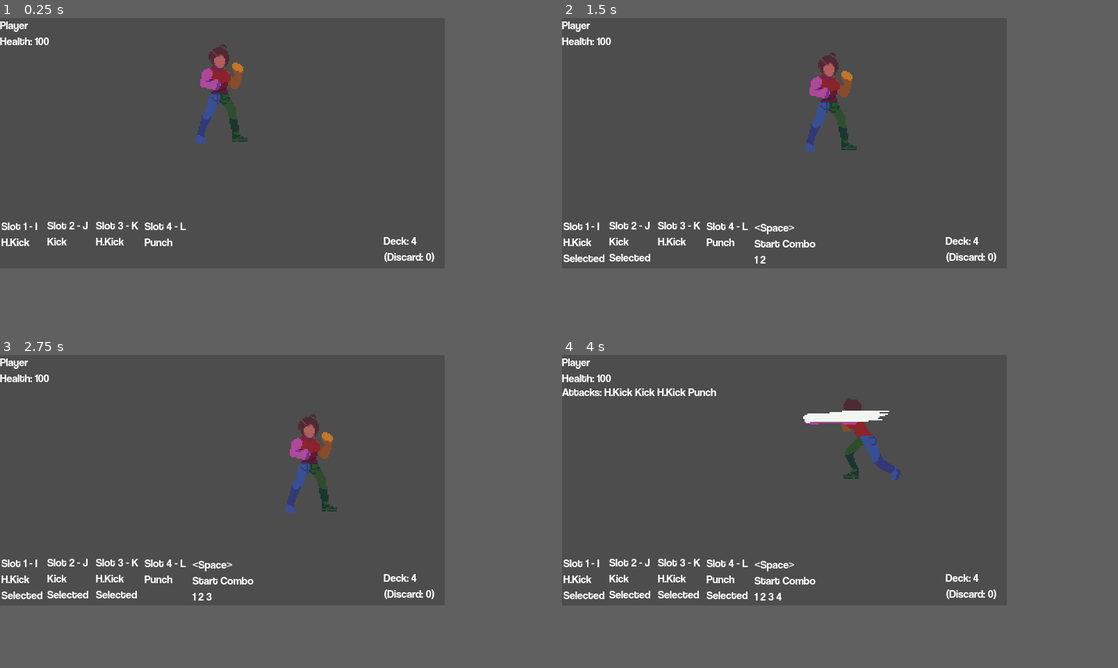
Above: before the commit, frames 1-4 (two rows, left to right).
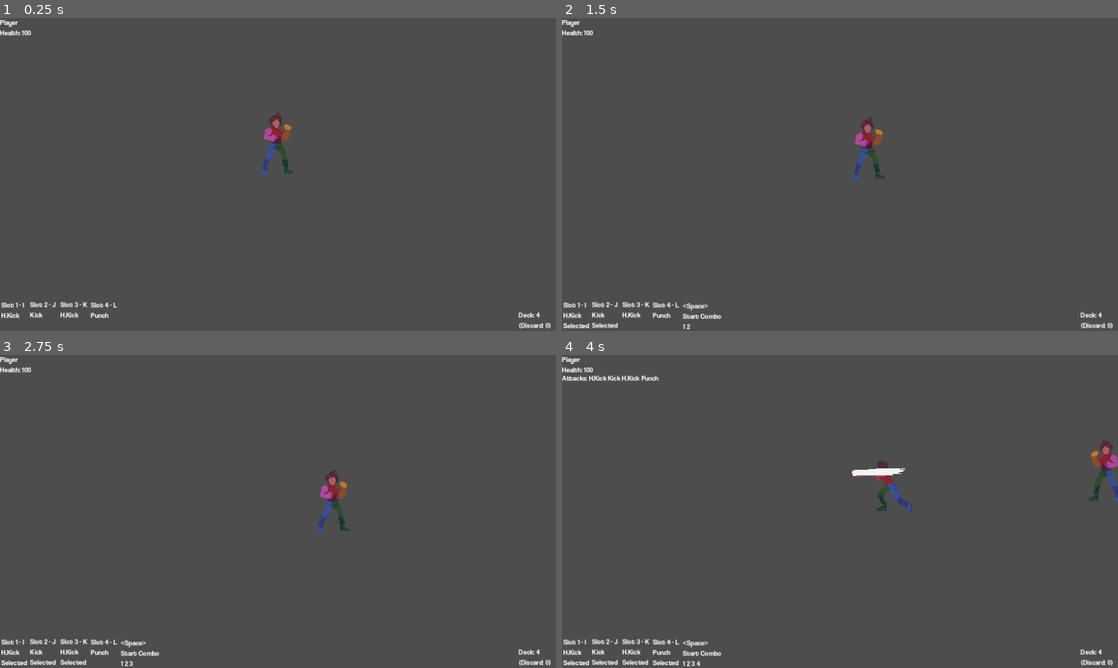
Above: after the commit, the same moments.

Repository: Missing-Pixel/Project-Fragarach
Game: Godot game, scene res://Scenes/TSC_InitializedTree.tscn
The game is run twice, just before and just after one commit, with the same random seed, the same clock (stepped at 60 frames per second) and the same inputs.
Inputs:
- Up to frame 1 (0.25 s): no input
- Up to frame 2 (1.5 s): hold D (Move Right) 0.53-1.28 s; tap I (Select Card 1) at 0.6 s; hold S (Move Down) from 1.28 s (still down); tap J (Select Card 2) at 1.35 s
- Up to frame 3 (2.75 s): release S (Move Down) at 2.03 s; hold D (Move Right) from 2.03 s (still down); tap K (Select Card 3) at 2.1 s
- Up to frame 4 (4 s): release D (Move Right) at 2.78 s; hold W (Move Up) 2.78-3.53 s; tap L (Select Card 4) at 2.85 s; hold A (Move Left) from 3.53 s (still down); tap Space (Start Combo) at 3.6 s
The window is 640x360 before the commit and 800x450 after it. Grey fills any space a smaller window leaves; there, only what the larger window draws over its background counts as a difference.

The runs differ from the first frame. In frame 1, 3.3% of the frame differs, in the area x 0-100%, y 0-100%; in frame 2, 4.1%; in frame 3, 4.2%; in frame 4, 5.4%.

Commit message:
Increased default window size to be less claustrophobic

Diff:
--- a/Scenes/TSC_InitializedTree.tscn
+++ b/Scenes/TSC_InitializedTree.tscn
@@ -38,60 +38,60 @@
 text = "Attacks:"
 
 [node name="Slot1" type="Label" parent="LevelHUDPrototype"]
-offset_left = 2.0
-offset_top = 289.0
-offset_right = 62.0
-offset_bottom = 355.0
+offset_left = 3.0
+offset_top = 650.0
+offset_right = 63.0
+offset_bottom = 716.0
 theme_override_fonts/font = ExtResource("3_ugv34")
 text = "Slot 1 - I
 Card:
 Selected"
 
 [node name="Slot2" type="Label" parent="LevelHUDPrototype"]
-offset_left = 68.0
-offset_top = 288.0
-offset_right = 128.0
-offset_bottom = 354.0
+offset_left = 69.0
+offset_top = 649.0
+offset_right = 129.0
+offset_bottom = 715.0
 theme_override_fonts/font = ExtResource("3_ugv34")
 text = "Slot 2 - J
 Card:
 Selected"
 
 [node name="Slot3" type="Label" parent="LevelHUDPrototype"]
-offset_left = 138.0
-offset_top = 288.0
-offset_right = 200.0
-offset_bottom = 354.0
+offset_left = 139.0
+offset_top = 649.0
+offset_right = 201.0
+offset_bottom = 715.0
 theme_override_fonts/font = ExtResource("3_ugv34")
 text = "Slot 3 - K
 Card:
 Selected"
 
 [node name="Slot4" type="Label" parent="LevelHUDPrototype"]
-offset_left = 208.0
-offset_top = 289.0
-offset_right = 268.0
-offset_bottom = 355.0
+offset_left = 209.0
+offset_top = 650.0
+offset_right = 269.0
+offset_bottom = 716.0
 theme_override_fonts/font = ExtResource("3_ugv34")
 text = "Slot 4 - L
 Card:
 Selected"
 
 [node name="ReadyCombo" type="Label" parent="LevelHUDPrototype"]
-offset_left = 277.0
-offset_top = 291.0
-offset_right = 368.0
-offset_bottom = 357.0
+offset_left = 278.0
+offset_top = 652.0
+offset_right = 369.0
+offset_bottom = 718.0
 theme_override_fonts/font = ExtResource("3_ugv34")
 text = "<Space>
 Start Combo:
 Card Queue"
 
 [node name="DeckPiles" type="Label" parent="LevelHUDPrototype"]
-offset_left = 552.0
-offset_top = 310.0
-offset_right = 634.0
-offset_bottom = 353.0
+offset_left = 1194.0
+offset_top = 673.0
+offset_right = 1276.0
+offset_bottom = 716.0
 theme_override_fonts/font = ExtResource("3_ugv34")
 text = "Deck: ##
 (Discard: ##)"
--- a/project.godot
+++ b/project.godot
@@ -21,8 +21,9 @@
 
 [display]
 
-window/size/viewport_width=640
-window/size/viewport_height=360
+window/size/viewport_width=1280
+window/size/viewport_height=720
+window/stretch/mode="canvas_items"
 
 [input]
 
